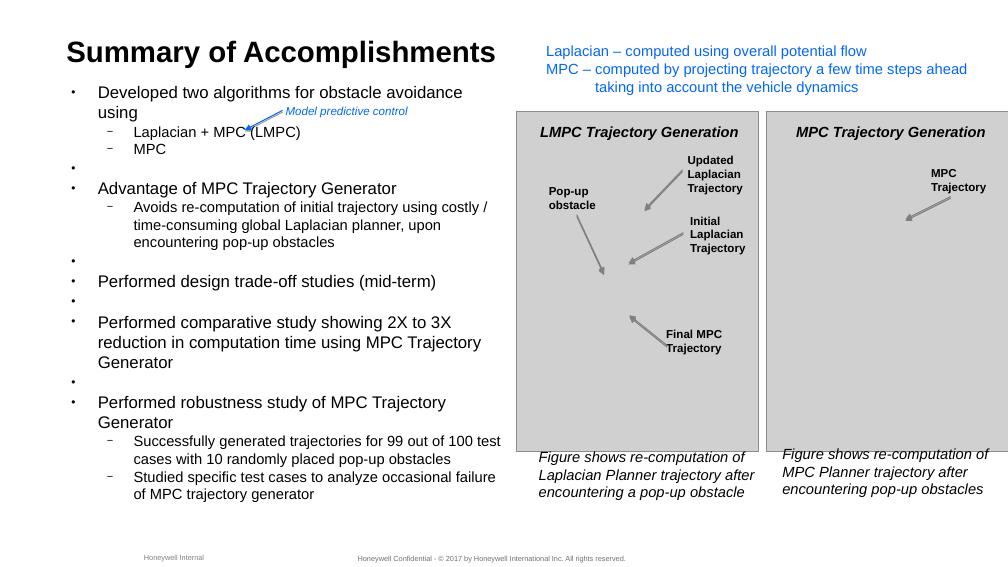
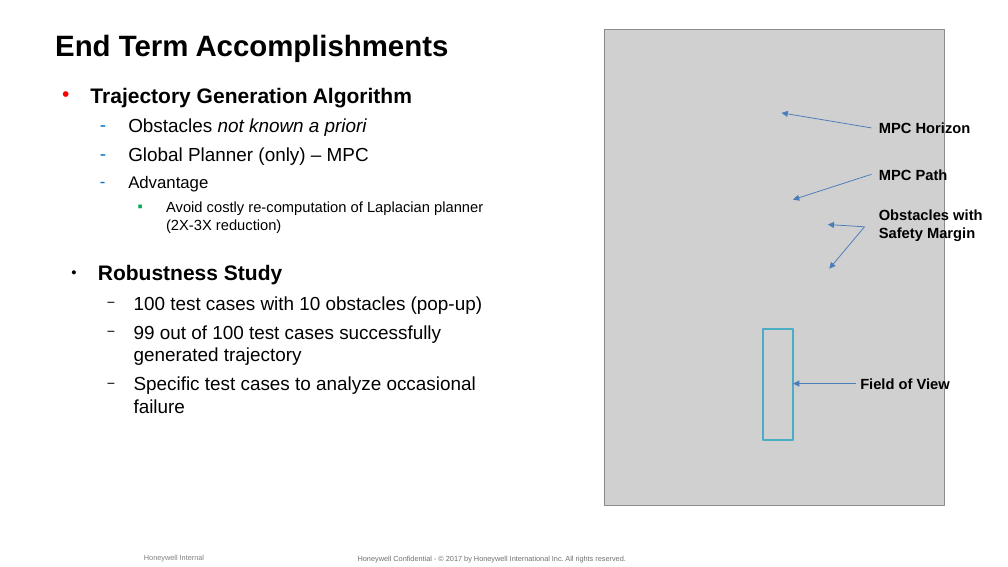
Before and after one commit to suvoganguli/TrajGen, a slide deck: slide 6 of slides/Final Review - Trajectory Generation.pptx (slide 4 before the commit). Drawn at 1008x567 pixels with LibreOffice and Linux fonts; fonts in the diff are those of the drawing; grey boxes stand for pictures; background and template pictures are left out. Boxes give left, top, right and bottom in pixels: in the first picture for what was removed or moved away, otherwise in the second. Text is boxed around its words. In the diff, an @@ line names an element or a change of style, - is before the commit and + after.

```diff
--- a/slides/Final Review - Trajectory Generation.pptx
+++ b/slides/Final Review - Trajectory Generation.pptx
@@ picture: place and size @@
-picture at [766, 111, 1008, 451]
+picture at [604, 29, 944, 506]
@@ text at [55, 34, 449, 62]: text changed @@
-Summary of Accomplishments
+End Term Accomplishments
@@ text removed at [546, 45, 967, 95] @@
-Laplacian – computed using overall potential flow
-MPC – computed by projecting trajectory a few time steps ahead
-taking into account the vehicle dynamics
@@ text at [90, 87, 483, 414]: text changed; size 14 to 18 pt @@
-● Developed two algorithms for obstacle avoidance using
-  − Laplacian + MPC (LMPC)
-  − MPC
-● Advantage of MPC Trajectory Generator
-  − Avoids re-computation of initial trajectory using costly / time-consuming global Laplacian planner, upon encountering pop-up obstacles
-● Performed design trade-off studies (mid-term)
-● Performed comparative study showing 2X to 3X reduction in computation time using MPC Trajectory Generator
-● Performed robustness study of MPC Trajectory Generator
-  − Successfully generated trajectories for 99 out of 100 test cases with 10 randomly placed pop-up obstacles
-  − Studied specific test cases to analyze occasional failure of MPC trajectory generator
+• Trajectory Generation Algorithm
+  – Obstacles not known a priori
+  – Global Planner (only) – MPC
+  – Advantage
+    ▪ Avoid costly re-computation of Laplacian planner (2X-3X reduction)
+● Robustness Study
+  − 100 test cases with 10 obstacles (pop-up)
+  − 99 out of 100 test cases successfully generated trajectory
+  − Specific test cases to analyze occasional failure
@@ freeform shape removed at [245, 110, 283, 130] @@
@@ text removed at [286, 106, 408, 118] @@
-Model predictive control
@@ picture removed at [516, 111, 759, 451] @@
@@ arrow added from (872, 128) to (782, 113), #4B7EBC 0.75 pt @@
@@ text removed at [540, 126, 739, 140] @@
-LMPC Trajectory Generation
@@ text at [879, 121, 971, 136]: text changed; italic off @@
-MPC Trajectory Generation
+MPC Horizon
@@ freeform shape removed at [644, 170, 682, 209] @@
@@ text removed at [688, 155, 743, 195] @@
-Updated Laplacian Trajectory
@@ arrow added from (872, 175) to (793, 200), #4B7EBC 0.75 pt @@
@@ text at [879, 168, 948, 183]: text changed; size 11 to 14 pt @@
-MPC Trajectory
+MPC Path
@@ text removed at [549, 187, 596, 209] @@
-Pop-up obstacle
@@ text added at [879, 208, 982, 241], 14 pt, text #000000, bold @@
+Obstacles with Safety Margin
@@ freeform shape removed at [906, 197, 951, 219] @@
@@ freeform shape removed at [577, 215, 604, 274] @@
@@ freeform shape removed at [629, 233, 684, 263] @@
@@ text removed at [690, 216, 745, 255] @@
-Initial Laplacian Trajectory
@@ arrow added from (865, 227) to (828, 225), #4B7EBC 0.75 pt @@
@@ arrow added from (865, 227) to (830, 268), #4B7EBC 0.75 pt @@
@@ freeform shape removed at [630, 315, 668, 346] @@
@@ text removed at [666, 329, 722, 355] @@
-Final MPC Trajectory
@@ rectangle added at [763, 330, 793, 441], outline #4BACC6 2 pt @@
@@ arrow added from (856, 383) to (793, 383), #4B7EBC 0.75 pt @@
@@ text added at [860, 377, 950, 392], 14 pt, text #000000, bold @@
+Field of View
@@ text removed at [782, 448, 988, 497] @@
-Figure shows re-computation of MPC Planner trajectory after encountering pop-up obstacles
@@ text removed at [539, 450, 754, 500] @@
-Figure shows re-computation of Laplacian Planner trajectory after encountering a pop-up obstacle
```
Also in this commit, not shown: 6 other slides changed, 2 slides added, 3 slides removed.
